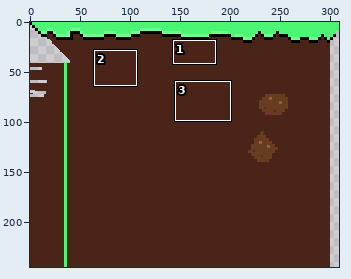
Sprite sheet: img/road_middle.png. Above: a wide view before the commit, with the close-up outlined.
Close-up. As it was:
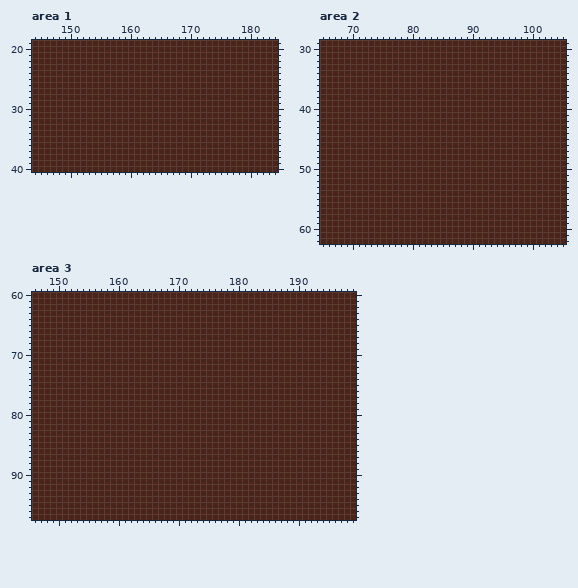
The file is 309x245 pixels. Colours within 5 levels of each other are drawn and written as one. Shown: area 1: x 144..184, y 19..40; area 2: x 65..105, y 29..62; area 3: x 146..199, y 60..97. The commit also changed other parts of the picture, which this record leaves out.
Now the later version:
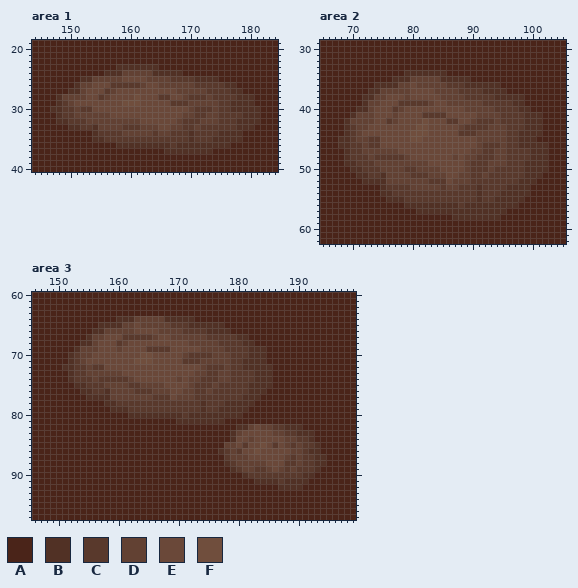
Palette (. is transparent): A #4a2419  B #513125  C #59392c  D #624133  E #6a4839  F #704e3d
Edits made:
Changed rows in their new state; - is an unchanged pixel.
Area 1:
first column x 147:
23 -----------BBBBBBB-----------------
24 ---------BBBDDDDDBBBBB-------------
25 -----BBDDDDDEEEEDDDDCCCCBBBB-------
26 ----BDDEEECCCCCDEEDDDDDDCCCCCBB----
27 ---BBDEEECDEEEEEEEEEEDDDDDCCCCBB---
28 -BDDDDEECDEEEEFEEECCEEDCCCDCCCCBBB-
29 -BCDEEEEEEEEFFFEEEEECCCDDDDDCCBBBB-
30 BBCCDCCEEEEEEEEEEEEEEEEDCCCDCCBBBBB
31 -BCCDDDDDDEEEEEEEEEEEEDDCCDDCCCCBBB
32 -BBCCCDDDDDDDDDEEEEEEDCCCDDDCCCBBBB
33 ---BBCCBDDDDCCCDDDEEDDCCDCCCCCCBBB-
34 -------BCCCCDDDDDCDDCCCBCCCCBBBB---
35 -------BBCCCCCCCCCCCCCCBCCCBBBBB---
36 -----------BBBBBBBBBCBBBBBBBBB-----
37 -------------------BBBBBBBB--------
Area 2:
first column x 68:
34 -----------BBBBBBB-----------------
35 ---------BBBDDDDDBBBBB-------------
36 ------BBBBDDEDDDDDCCCBBBBBB--------
37 -----BBDDDDDEEEEDDDDCCCCBBBB-------
38 ----BBDDEEEDEEEEEDDDDCCCCCBBBBB----
39 ----BDDEEECCCCCDEEDDDDDDCCCCCBB----
40 ---BBDEEECDEEEEEEEEEEDDDDDCCCCBB---
41 --BDDDEEEDEEEECCCCEEEEEDDDDCCCCBBB-
42 -BDDDDEECDEEEEFEEECCEEDCCCDCCCCBBB-
43 -BCDDEEEEEEEEFFEEEEEDCCCCDDDCCCBBB-
44 -BCDEEEEEEEEFFFEEEEECCCDDDDDCCBBBB-
45 BBCDDCCEEEEEFFEEEEEEEEEDDDDDCCBBB--
46 BBCCDCCEEEEEEEEEEEEEEEEDCCCDCCBBBBB
47 -BCCDDDDDDEEEEEEEEEEEEDDCCDDCCCCBBB
48 -BCCCDCCCCCDEEEEEEEDEDDCCCDDCCCCBBB
49 -BBCCCDDDDDDDDDEEEEEEDCCCDDDCCCBBBB
50 --BBCCCDDDDCCDDDDEEEEDCCCDCCCCCBBBB
51 ---BBCCBDDDDCCCDDDEEDDCCDCCCCCCBBB-
52 ----BBBBDDDDDDDCCCEDDDCCCCCCCCBBB--
53 -------BCCCCDDDDDCDDCCCBCCCCBBBB---
54 -------BBCCCCCCCCCCCCCCBCCCBBBBB---
55 --------BBBCCCCCCCCCCCCBCCBBBBB----
56 -----------BBBBBBBBBCBBBBBBBBB-----
57 -------------BBBBBBBBBBBBBBB-------
58 -------------------BBBBBBBB--------
Area 3:
first column x 151:
64 ---------BBBDDDDDBBBBB----------------------
65 ------BBBBDDEDDDDDCCCBBBBBB-----------------
66 -----BBDDDDDEEEEDDDDCCCCBBBB----------------
67 ----BDDEEECCCCCDEEDDDDDDCCCCCBB-------------
68 ---BBDEEECDEEEEEEEEEEDDDDDCCCCBB------------
69 --BDDDEEEDEEEECCCCEEEEEDDDDCCCCBBB----------
70 -BCDDEEEEEEEEFFEEEEEDCCCCDDDCCCBBB----------
71 -BCDEEEEEEEEFFFEEEEECCCDDDDDCCBBBB----------
72 BBCCDCCEEEEEEEEEEEEEEEEDCCCDCCBBBBB---------
73 -BCCDDDDDDEEEEEEEEEEEEDDCCDDCCCCBBB---------
74 -BCCCDCCCCCDEEEEEEEDEDDCCCDDCCCCBBB---------
75 --BBCCCDDDDCCDDDDEEEEDCCCDCCCCCBBBB---------
76 ---BBCCBDDDDCCCDDDEEDDCCDCCCCCCBBB----------
77 ----BBBBDDDDDDDCCCEDDDCCCCCCCCBBB-----------
78 -------BBCCCCCCCCCCCCCCBCCCBBBBB------------
79 --------BBBCCCCCCCCCCCCBCCBBBBB-------------
80 -----------BBBBBBBBBCBBBBBBBBB--------------
81 -------------------BBBBBBBB-----------------
82 -----------------------------BBDEDDCCBBB----
83 ----------------------------BDEEEEEDDCCBBB--
84 ----------------------------BEEDEEEEEDDCCB--
85 ---------------------------DDECEEFECEDCDCCB-
86 --------------------------BCDCEEFEEEEEDDCBB-
87 ---------------------------CDDDEEEEEEDCDCCBB
88 ---------------------------BCDDDDDEEECCDCCBB
89 ----------------------------BCDDCCDEDCDCCCB-
90 ------------------------------BCCCCCCCCCBB--
91 --------------------------------BBBBCBBBB---
92 ------------------------------------BBBB----
Boxes around the changes in both close-ups, in picture pixels (x1, y1, x2, y2):
changed: (50, 64, 260, 154)
changed: (338, 70, 548, 220)
changed: (62, 316, 326, 490)
